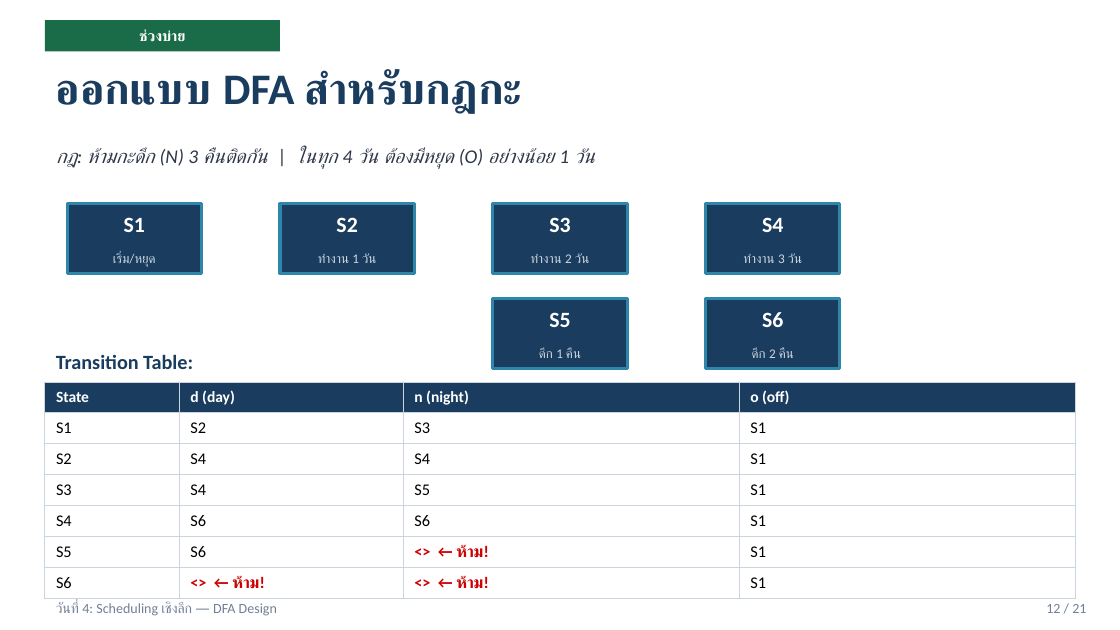
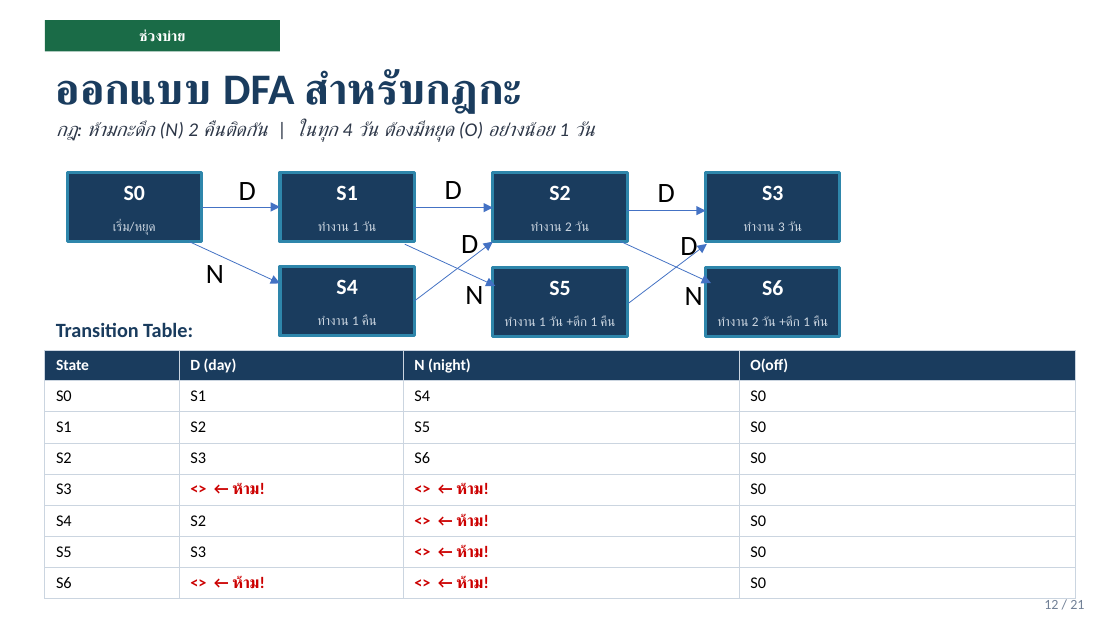
Before and after one commit to pakornkub/minizinc-training, a slide deck: slide 12 of day4/Day4_MiniZinc_Slides .pptx. Drawn at 1120x630 pixels with LibreOffice and Linux fonts; fonts in the diff are those of the drawing. Boxes give left, top, right and bottom in pixels: in the first picture for what was removed or moved away, otherwise in the second. Text is boxed around its words. In the diff, an @@ line names an element or a change of style, - is before the commit and + after.

```diff
--- a/day4/Day4_MiniZinc_Slides .pptx
+++ b/day4/Day4_MiniZinc_Slides .pptx
@@ text at <box>56,120,595,142</box>: text changed @@
-กฎ: ห้ามกะดึก (N) 3 คืนติดกัน | ในทุก 4 วัน ต้องมีหยุด (O) อย่างน้อย 1 วัน
+กฎ: ห้ามกะดึก (N) 2 คืนติดกัน | ในทุก 4 วัน ต้องมีหยุด (O) อย่างน้อย 1 วัน
@@ 3 texts: place and size @@
-3 texts at <box>124,217,570,232</box>
+3 texts at <box>336,185,783,200</box>
@@ text added at <box>124,185,145,200</box>, 14 pt, text #FFFFFF, bold @@
+S0
@@ arrow added from (202, 207) to (280, 207), #4472C4 0.5 pt @@
@@ text added at <box>239,182,256,200</box>, 18 pt, text #000000 @@
+D
@@ arrow added from (414, 207) to (493, 207), #4472C4 0.5 pt @@
@@ text added at <box>445,181,462,199</box>, 18 pt, text #000000 @@
+D
@@ text added at <box>658,184,675,202</box>, 18 pt, text #000000 @@
+D
@@ text added at <box>461,235,478,260</box>, 18 pt, text #000000 @@
+D
@@ arrow added from (627, 211) to (706, 211), #4472C4 0.5 pt @@
@@ text added at <box>680,237,697,261</box>, 18 pt, text #000000 @@
+D
@@ arrow added from (189, 242) to (280, 283), #4472C4 0.5 pt @@
@@ text added at <box>206,265,224,283</box>, 18 pt, text #000000 @@
+N
@@ text "S4": place and size @@
-text "S4" at <box>762,217,783,232</box>
+text "S4" at <box>336,279,357,294</box>
@@ rectangle added at <box>280,267,414,336</box>, fill #1A3C5E, outline #2E86AB 2 pt @@
@@ arrow added from (404, 244) to (495, 286), #4472C4 0.5 pt @@
@@ arrow added from (414, 301) to (493, 242), #4472C4 0.5 pt @@
@@ arrow added from (620, 241) to (711, 283), #4472C4 0.5 pt @@
@@ arrow added from (628, 304) to (707, 244), #4472C4 0.5 pt @@
@@ 7 texts, 6 rectangles: place and size @@
-7 texts, 6 rectangles at <box>56,204,840,369</box>
+7 texts, 6 rectangles at <box>56,172,840,337</box>
@@ text added at <box>465,280,483,304</box>, 18 pt, text #000000 @@
+N
@@ text added at <box>685,282,703,305</box>, 18 pt, text #000000 @@
+N
@@ text added at <box>317,315,377,325</box>, 8.5 pt, text #CBD5E0 @@
+ทำงาน 1 คืน
@@ text at <box>504,316,615,326</box>: text changed @@
-ดึก 1 คืน
+ทำงาน 1 วัน +ดึก 1 คืน
@@ text at <box>717,316,828,326</box>: text changed @@
-ดึก 2 คืน
+ทำงาน 2 วัน +ดึก 1 คืน
@@ table at <box>45,351,1075,596</box> @@
-row 1: State | d (day) | n (night) | o (off)
-row 2: S1 | S2 | S3 | S1
-row 3: S2 | S4 | S4 | S1
-row 4: S3 | S4 | S5 | S1
-row 5: S4 | S6 | S6 | S1
-row 6: S5 | S6 | <> ← ห้าม! | S1
-row 7: S6 | <> ← ห้าม! | <> ← ห้าม! | S1
+row 1: State | D (day) | N (night) | O(off)
+row 2: S0 | S1 | S4 | S0
+row 3: S1 | S2 | S5 | S0
+row 4: S2 | S3 | S6 | S0
+row 5: S3 | <> ← ห้าม! | <> ← ห้าม! | S0
+row 6: S4 | S2 | <> ← ห้าม! | S0
+row 7: S5 | S3 | <> ← ห้าม! | S0
+row 8: S6 | <> ← ห้าม! | <> ← ห้าม! | S0
@@ table: place and size @@
-table at <box>45,382,1075,597</box>
+table at <box>45,351,1075,596</box>
@@ text "12 / 21": place and size @@
-text "12 / 21" at <box>1046,604,1086,613</box>
+text "12 / 21" at <box>1044,597,1084,609</box>
@@ text removed at <box>56,602,277,616</box> @@
-วันที่ 4: Scheduling เชิงลึก — DFA Design
```
Also in this commit, not shown: 1 other slide changed, 2 other files.
